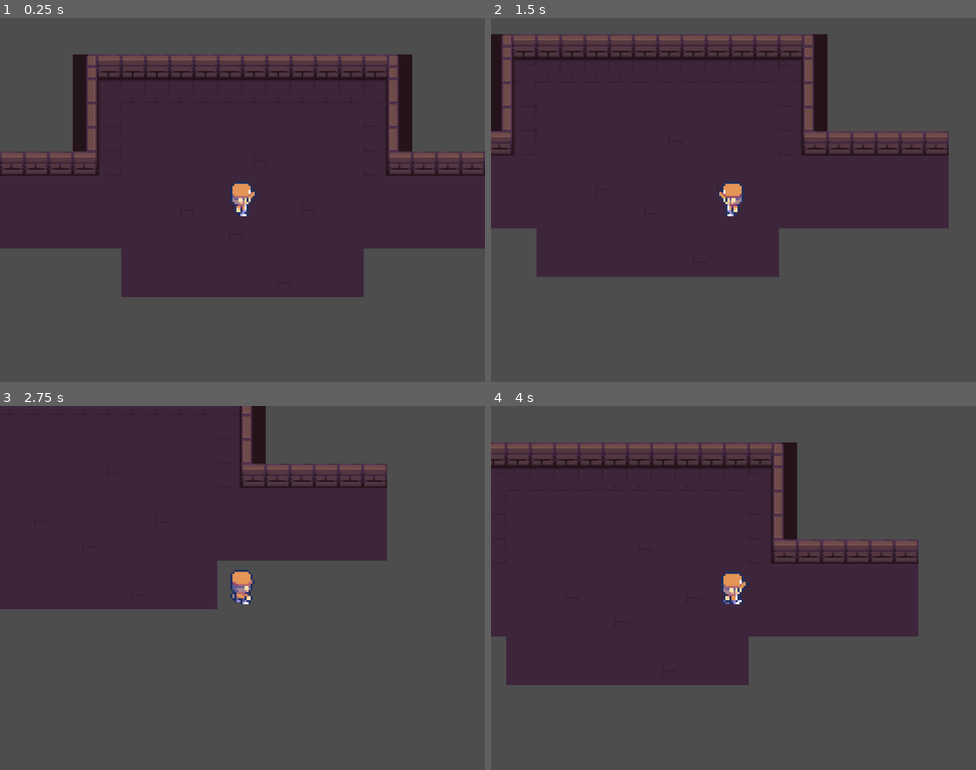
Above: before the commit, frames 1-4 (two rows, left to right).
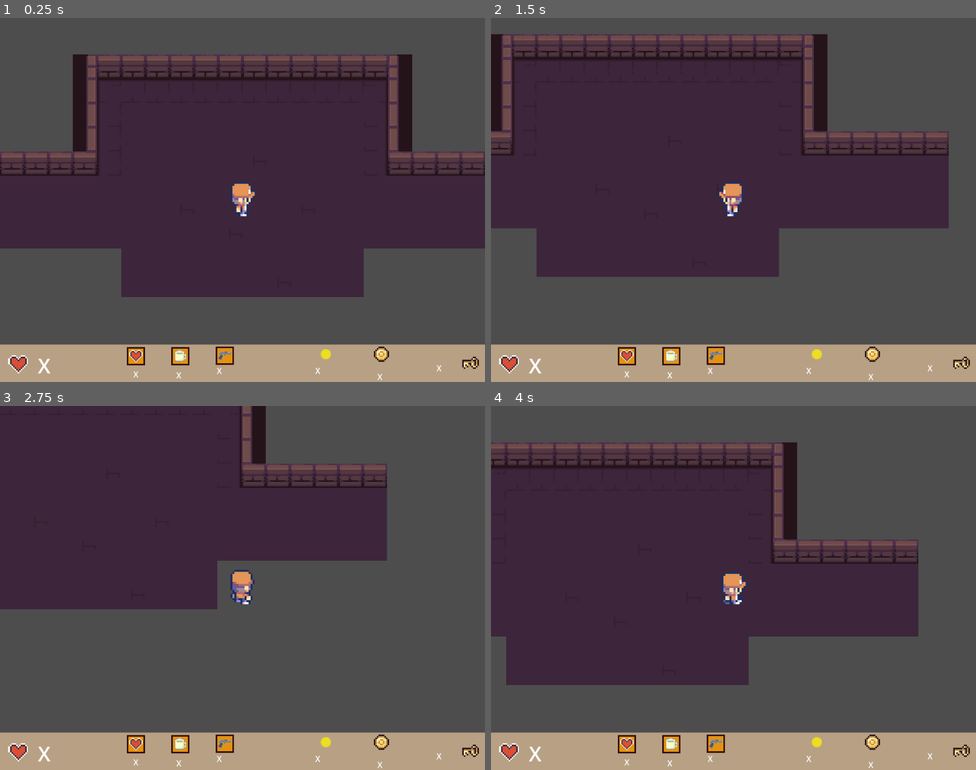
Above: after the commit, the same moments.

Repository: mandresik/Godot-Underworld-Escape
Game: Godot game, scene res://scenes/main.tscn
Same seed, same stepped clock (60 frames per second), same inputs: the game is played once before the commit and once after it.
Inputs (mouse positions are in pixels of both pictures, inside the frame that each line leads up to):
- Up to frame 1 (0.25 s): no input
- Up to frame 2 (1.5 s): tap Enter at 0.5 s; move the mouse to (840, 181) at 0.52 s; hold D (right) 0.53-1.28 s; click (840, 181) at 0.67 s; move the mouse to (636, 218) at 1.27 s; hold S (down) from 1.28 s (still down)
- Up to frame 3 (2.75 s): move the mouse to (291, 507) at 2.02 s; release S (down) at 2.03 s; hold D (right) from 2.03 s (still down)
- Up to frame 4 (4 s): move the mouse to (709, 660) at 2.77 s; release D (right) at 2.78 s; hold W (up) 2.78-3.53 s; click (709, 660) at 2.92 s; move the mouse to (879, 642) at 3.52 s; hold A (left) from 3.53 s (still down)

The runs differ from the first frame. In frame 1, 10% of the frame differs, in the area x 0-100%, y 89-100%; in frame 2, 10%; in frame 3, 10%; in frame 4, 10%.

Commit message:
panel
panel will be placed on the bottom and will display:
- health
- number of health boosts
- number of speed boosts
- number of shots boosts
- count of bullets left
- count of coins
- count of keys obtained

Diff:
--- a/scenes/main.tscn
+++ b/scenes/main.tscn
@@ -1,11 +1,14 @@
-[gd_scene load_steps=5 format=3 uid="uid://b76pjyewndytm"]
+[gd_scene load_steps=7 format=3 uid="uid://b76pjyewndytm"]
 
 [ext_resource type="PackedScene" uid="uid://bqy67u7uiuawe" path="res://scenes/world.tscn" id="1_opego"]
+[ext_resource type="Script" path="res://scripts/main.gd" id="1_v4iix"]
 [ext_resource type="PackedScene" uid="uid://cdko55264uxi" path="res://scenes/player.tscn" id="2_a3rat"]
 [ext_resource type="Script" path="res://scripts/BulletManager.gd" id="3_x1nsi"]
 [ext_resource type="PackedScene" uid="uid://bngqwklgqhm3k" path="res://scenes/bullet.tscn" id="4_sb4ue"]
+[ext_resource type="PackedScene" uid="uid://tf26e8gyhe8x" path="res://scenes/panel.tscn" id="5_yabbq"]
 
 [node name="Main" type="Node"]
+script = ExtResource("1_v4iix")
 
 [node name="World" parent="." instance=ExtResource("1_opego")]
 
@@ -15,4 +18,6 @@
 script = ExtResource("3_x1nsi")
 bullet_scene = ExtResource("4_sb4ue")
 
+[node name="Panel" parent="." instance=ExtResource("5_yabbq")]
+
 [connection signal="shooting" from="Player" to="BulletManager" method="_on_player_shooting"]
--- /dev/null
+++ b/scenes/panel.tscn
@@ -0,0 +1,106 @@
+[gd_scene load_steps=9 format=3 uid="uid://tf26e8gyhe8x"]
+
+[ext_resource type="Texture2D" uid="uid://cn6c484scrsvt" path="res://assets/items/heart.png" id="1_dxwyy"]
+[ext_resource type="Texture2D" uid="uid://c4tojsbnr0iqb" path="res://assets/items/health_box.png" id="2_50hqy"]
+[ext_resource type="Texture2D" uid="uid://ct7upb2t2mie0" path="res://assets/items/gun_box.png" id="3_ynwkf"]
+[ext_resource type="Texture2D" uid="uid://ca2tl17580yk3" path="res://assets/items/coffee_box.png" id="4_uyjlx"]
+[ext_resource type="Texture2D" uid="uid://d0l6u36hhflhy" path="res://assets/items/bullet.png" id="5_m30a0"]
+[ext_resource type="Texture2D" uid="uid://blrjn85xhprv4" path="res://assets/items/key/keys_1_1.png" id="6_hypf7"]
+[ext_resource type="Texture2D" uid="uid://dk2a3ssgx6dif" path="res://assets/items/coin/coin_1.png" id="7_x2ow5"]
+
+[sub_resource type="StyleBoxFlat" id="StyleBoxFlat_s2uek"]
+bg_color = Color(1, 0.839216, 0.662745, 0.603922)
+
+[node name="Panel" type="CanvasLayer"]
+
+[node name="Panel" type="Panel" parent="."]
+anchors_preset = 12
+anchor_top = 1.0
+anchor_right = 1.0
+anchor_bottom = 1.0
+offset_top = -74.0
+grow_horizontal = 2
+grow_vertical = 0
+theme_override_styles/panel = SubResource("StyleBoxFlat_s2uek")
+
+[node name="Health" type="Sprite2D" parent="."]
+position = Vector2(36, 685)
+scale = Vector2(3, 3)
+texture = ExtResource("1_dxwyy")
+
+[node name="BoostHealth" type="Sprite2D" parent="."]
+position = Vector2(269, 669)
+texture = ExtResource("2_50hqy")
+
+[node name="BoostShots" type="Sprite2D" parent="."]
+position = Vector2(445, 668)
+texture = ExtResource("3_ynwkf")
+
+[node name="BoostSpeed" type="Sprite2D" parent="."]
+position = Vector2(357, 669)
+texture = ExtResource("4_uyjlx")
+
+[node name="Bullets" type="Sprite2D" parent="."]
+position = Vector2(645, 665)
+scale = Vector2(2, 2)
+texture = ExtResource("5_m30a0")
+
+[node name="Keys" type="Sprite2D" parent="."]
+position = Vector2(930, 682)
+scale = Vector2(3, 3)
+texture = ExtResource("6_hypf7")
+
+[node name="Coins" type="Sprite2D" parent="."]
+position = Vector2(755, 665)
+scale = Vector2(3, 3)
+texture = ExtResource("7_x2ow5")
+
+[node name="HealthLabel" type="Label" parent="."]
+offset_left = 75.0
+offset_top = 660.0
+offset_right = 117.0
+offset_bottom = 715.0
+theme_override_font_sizes/font_size = 40
+text = "X"
+
+[node name="BoostHealthLabel" type="Label" parent="."]
+offset_left = 264.0
+offset_top = 693.0
+offset_right = 303.0
+offset_bottom = 734.0
+text = "X"
+
+[node name="BoostSpeedLabel" type="Label" parent="."]
+offset_left = 349.0
+offset_top = 695.0
+offset_right = 369.0
+offset_bottom = 730.0
+text = "X"
+
+[node name="BoostShotsLabel" type="Label" parent="."]
+offset_left = 429.0
+offset_top = 686.0
+offset_right = 469.0
+offset_bottom = 736.0
+text = "X"
+
+[node name="CoinsLabel" type="Label" parent="."]
+offset_left = 747.0
+offset_top = 698.0
+offset_right = 787.0
+offset_bottom = 721.0
+text = "X"
+
+[node name="BulletsLabel" type="Label" parent="."]
+offset_left = 624.0
+offset_top = 686.0
+offset_right = 664.0
+offset_bottom = 709.0
+text = "X"
+
+[node name="KeysLabel" type="Label" parent="."]
+offset_left = 864.0
+offset_top = 681.0
+offset_right = 904.0
+offset_bottom = 704.0
+text = "X"
--- /dev/null
+++ b/scripts/main.gd
@@ -0,0 +1 @@
+extends Node
Binary file added: assets/items/coin/coin_1.png
Not shown, added: assets/items/coin/coin_1.png.import
Binary file added: assets/items/coin/coin_2.png
Not shown, added: assets/items/coin/coin_2.png.import
Binary file added: assets/items/coin/coin_3.png
Not shown, added: assets/items/coin/coin_3.png.import
Binary file added: assets/items/coin/coin_4.png
Not shown, added: assets/items/coin/coin_4.png.import
